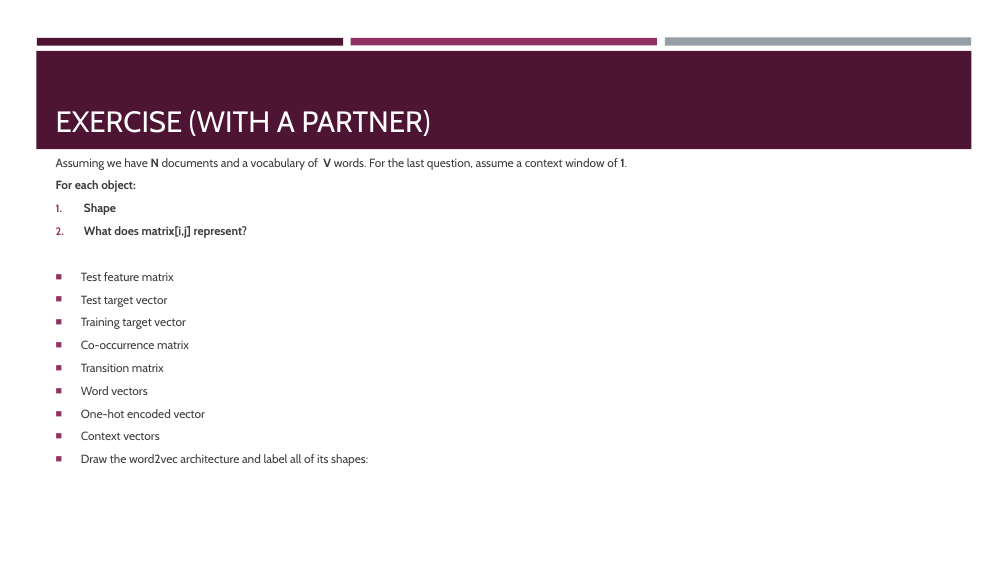
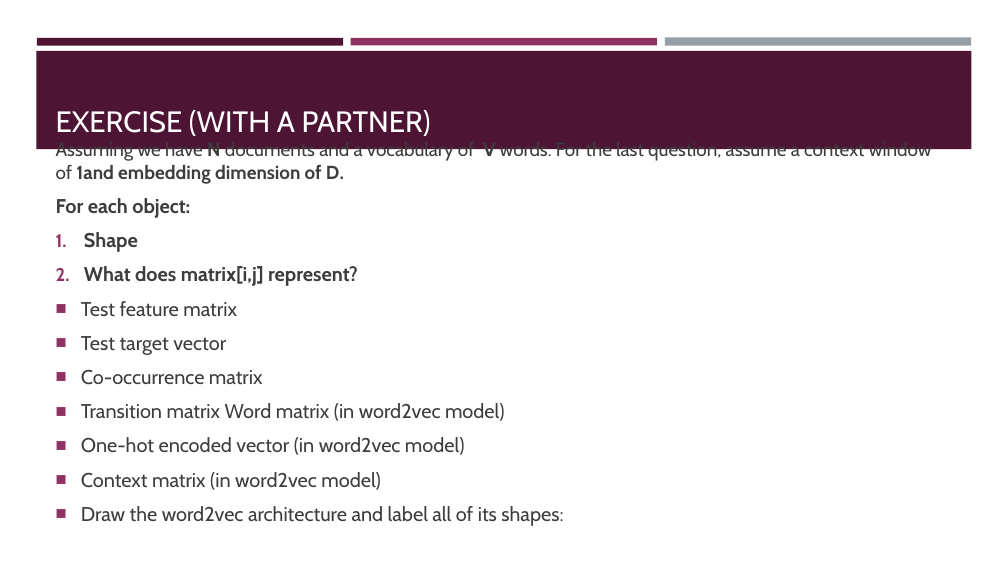
Before and after one commit to VarunDS/dso-599-text-analytics-nlp, a slide deck: slide 3 of week6/slides.pptx. Drawn at 1008x567 pixels with LibreOffice and Linux fonts; fonts in the diff are those of the drawing. Boxes give left, top, right and bottom in pixels: in the first picture for what was removed or moved away, otherwise in the second. Text is boxed around its words. In the diff, an @@ line names an element or a change of style, - is before the commit and + after.

```diff
--- a/week6/slides.pptx
+++ b/week6/slides.pptx
@@ text "Assuming we have N documents ...": place and size @@
-text "Assuming we have N documents ..." at bbox=[56, 158, 627, 466]
+text "Assuming we have N documents ..." at bbox=[56, 140, 932, 526]
@@ text at bbox=[56, 140, 932, 184]: text changed; size 11.2 to 18 pt @@
-Assuming we have N documents and a vocabulary of V words. For the last question, assume a context window of 1.
+Assuming we have N documents and a vocabulary of V words. For the last question, assume a context window of 1and embedding dimension of D.
@@ text at bbox=[56, 198, 563, 526]: size 11.2 to 19 pt in "For each object:", "Shape", "What does matrix[i,j] represent?", "Test feature matrix" and 3 more places; more space between paragraphs @@
@@ text at bbox=[81, 317, 185, 329]: paragraph removed @@
-■ Training target vector
@@ text at bbox=[81, 403, 505, 490]: text changed; size 11.2 to 19 pt @@
-■ Transition matrix
-■ Word vectors
-■ One-hot encoded vector
-■ Context vectors
+■ Transition matrix Word matrix (in word2vec model)
+■ One-hot encoded vector (in word2vec model)
+■ Context matrix (in word2vec model)
```
Also in this commit, not shown: 4 other files.
